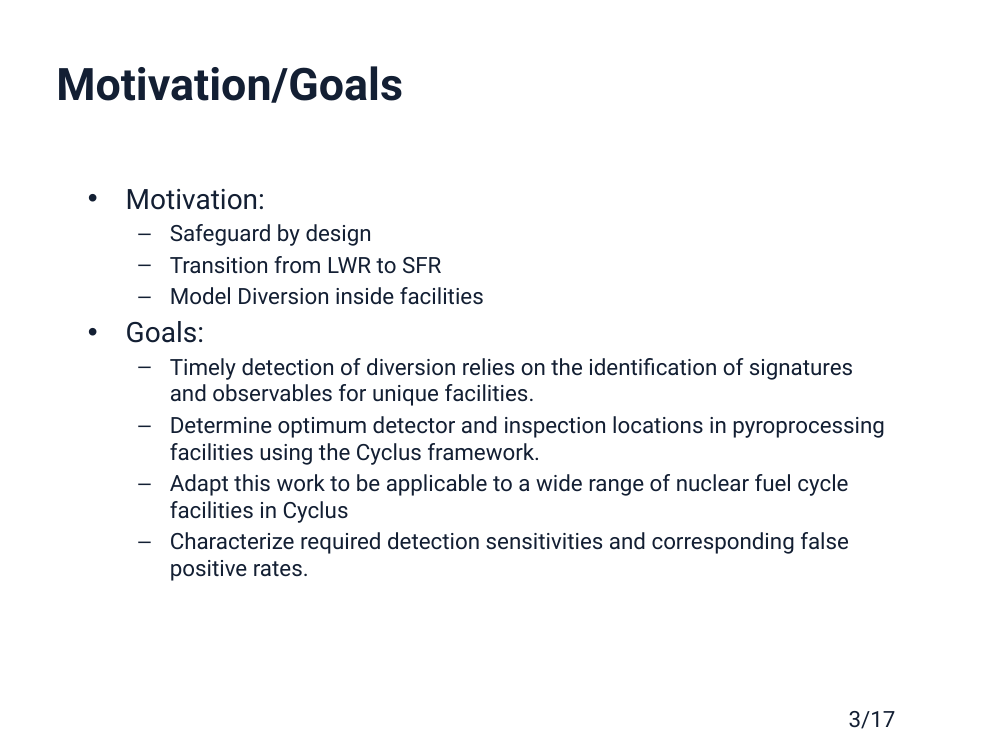
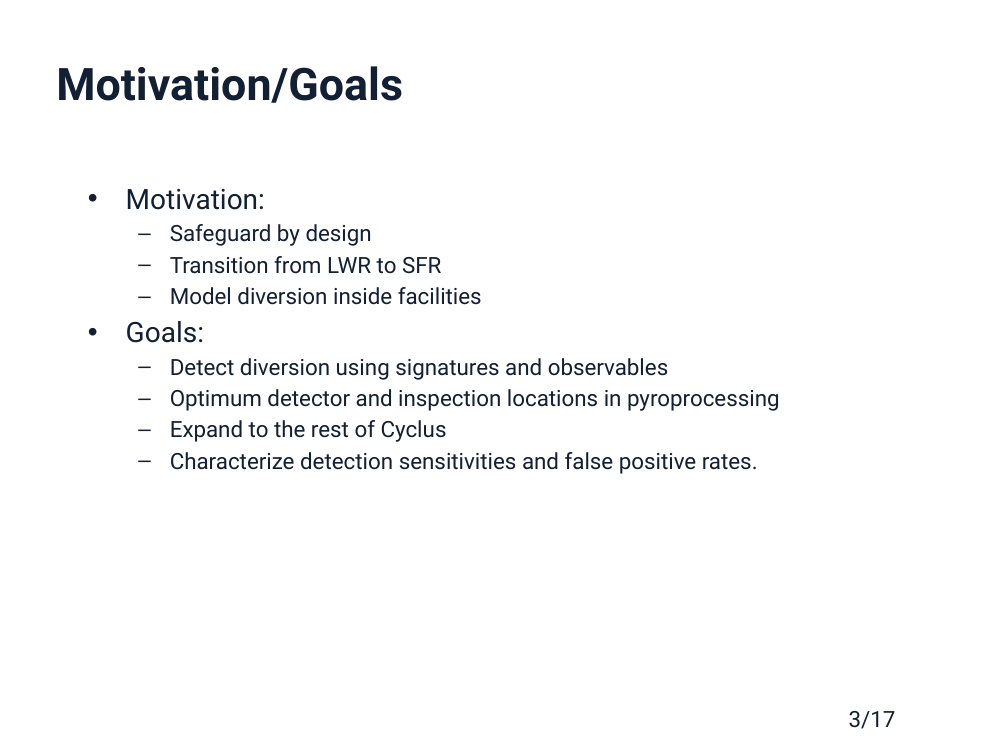
Before and after one commit to gtw2/2019-westphal-twofcs, a slide deck: slide 3 of 2019-westphal-twofcs-pres.pptx. Drawn at 1008x756 pixels with LibreOffice and Linux fonts; fonts in the diff are those of the drawing; background and template pictures are left out. Boxes give left, top, right and bottom in pixels: in the first picture for what was removed or moved away, otherwise in the second. Text is boxed around its words. In the diff, an @@ line names an element or a change of style, - is before the commit and + after.

```diff
--- a/2019-westphal-twofcs-pres.pptx
+++ b/2019-westphal-twofcs-pres.pptx
@@ text at (170,287,482,305): text changed @@
-  – Model Diversion inside facilities
+  – Model diversion inside facilities
@@ text at (170,358,780,474): text changed @@
-  – Timely detection of diversion relies on the identification of signatures and observables for unique facilities.
-  – Determine optimum detector and inspection locations in pyroprocessing facilities using the Cyclus framework.
-  – Adapt this work to be applicable to a wide range of nuclear fuel cycle facilities in Cyclus
-  – Characterize required detection sensitivities and corresponding false positive rates.
+  – Detect diversion using signatures and observables
+  – Optimum detector and inspection locations in pyroprocessing
+  – Expand to the rest of Cyclus
+  – Characterize detection sensitivities and false positive rates.
```
Also in this commit, not shown: 9 other slides changed, 2 slides added, 1 slide removed, 1 other file.
